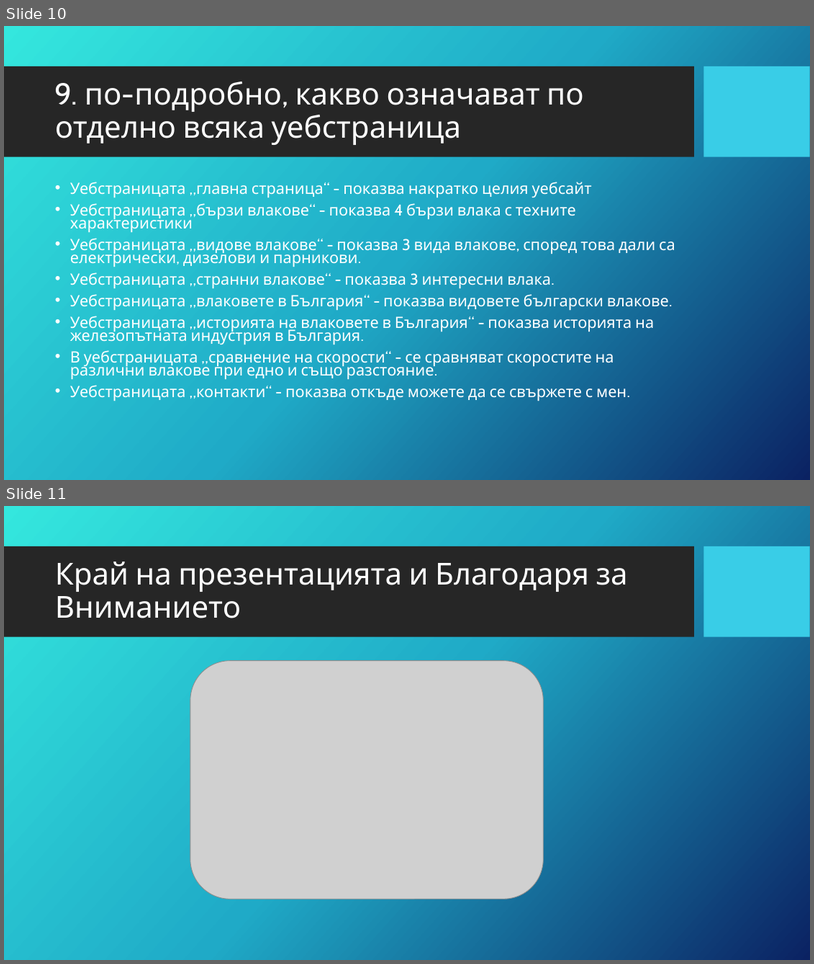
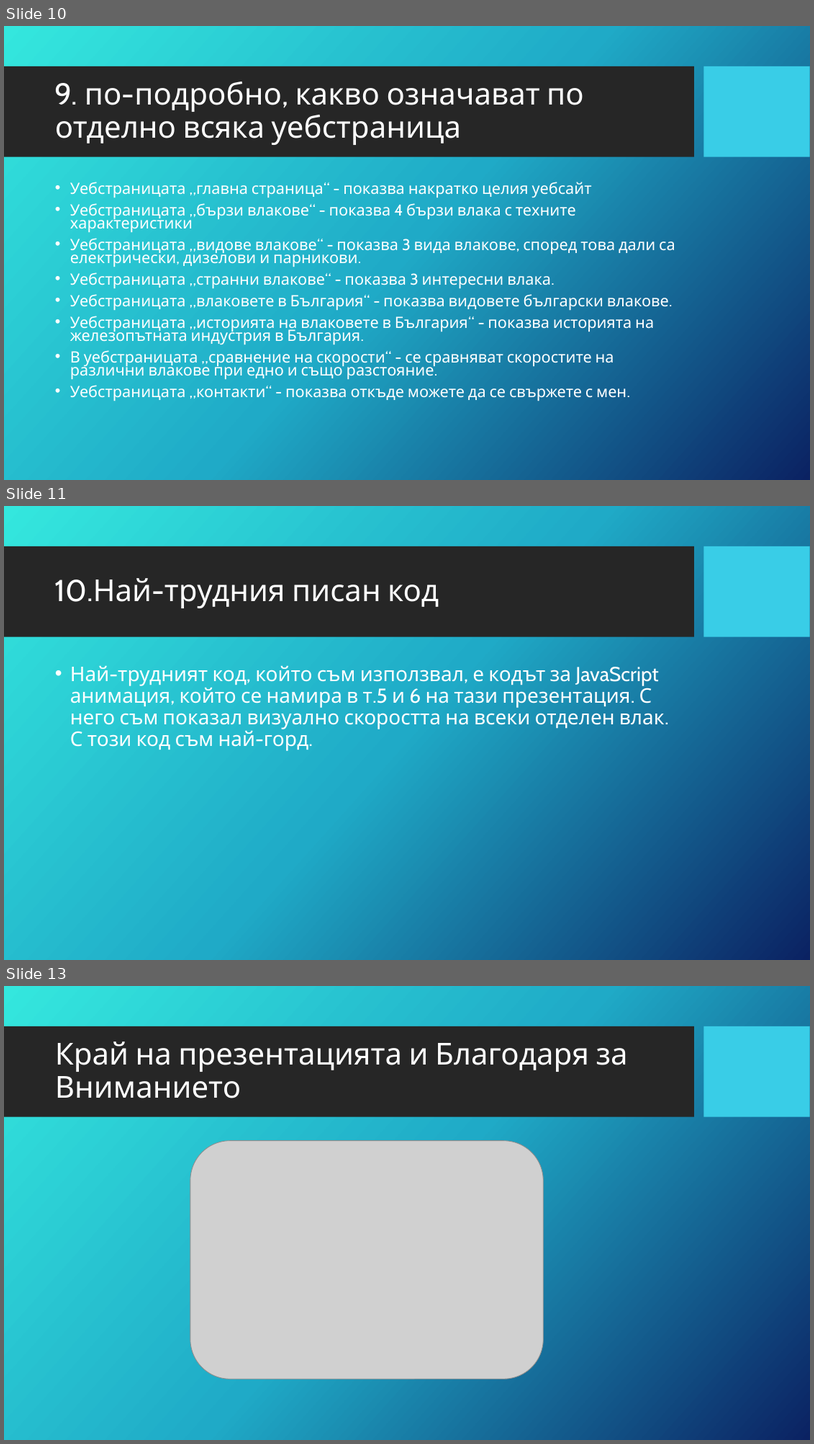
Before and after one commit to ITPG-CODEWARS/codewars-2024-first-round-Philip096, a slide deck: Презентация за Описание на моя уебсайт lyubiteli na vlakove.great-site.com.pptx. Shown one above the other, each under a label of ours: slides 10 and 11 before the commit, slides 10, 11 and 13 after it; the slides between them are not shown. The pictures are 814x964 and 814x1444 pixels, drawn with LibreOffice and Linux fonts; fonts in the diff are those of the drawing; grey boxes stand for pictures; background and template pictures are left out. Boxes give left, top, right and bottom in pixels: in the first picture for what was removed or moved away, otherwise in the second. Text is boxed around its words. In the diff, an @@ line names an element or a change of style, - is before the commit and + after.

```diff
--- a/Презентация за Описание на моя уебсайт lyubiteli na vlakove.great-site.com.pptx
+++ b/Презентация за Описание на моя уебсайт lyubiteli na vlakove.great-site.com.pptx
@@ slide 11 added at (4, 506, 810, 960), background picture (left out); not listed: 2 template elements that a slide beside it also shows @@
@@ title added at (55, 578, 439, 608), 36 pt, text #FFFFFF @@
+10.Най-трудния писан код
@@ text added at (70, 665, 665, 751), 24 pt, text #FFFFFF @@
+• Най-трудният код, който съм използвал, е кодът за JavaScript анимация, който се намира в т.5 и 6 на тази презентация. С него съм показал визуално скоростта на всеки отделен влак. С този код съм най-горд.
@@ what was slide 11 is now slide 13 @@
```
Also in this commit, not shown: 1 slide changed, 1 other slide added.
